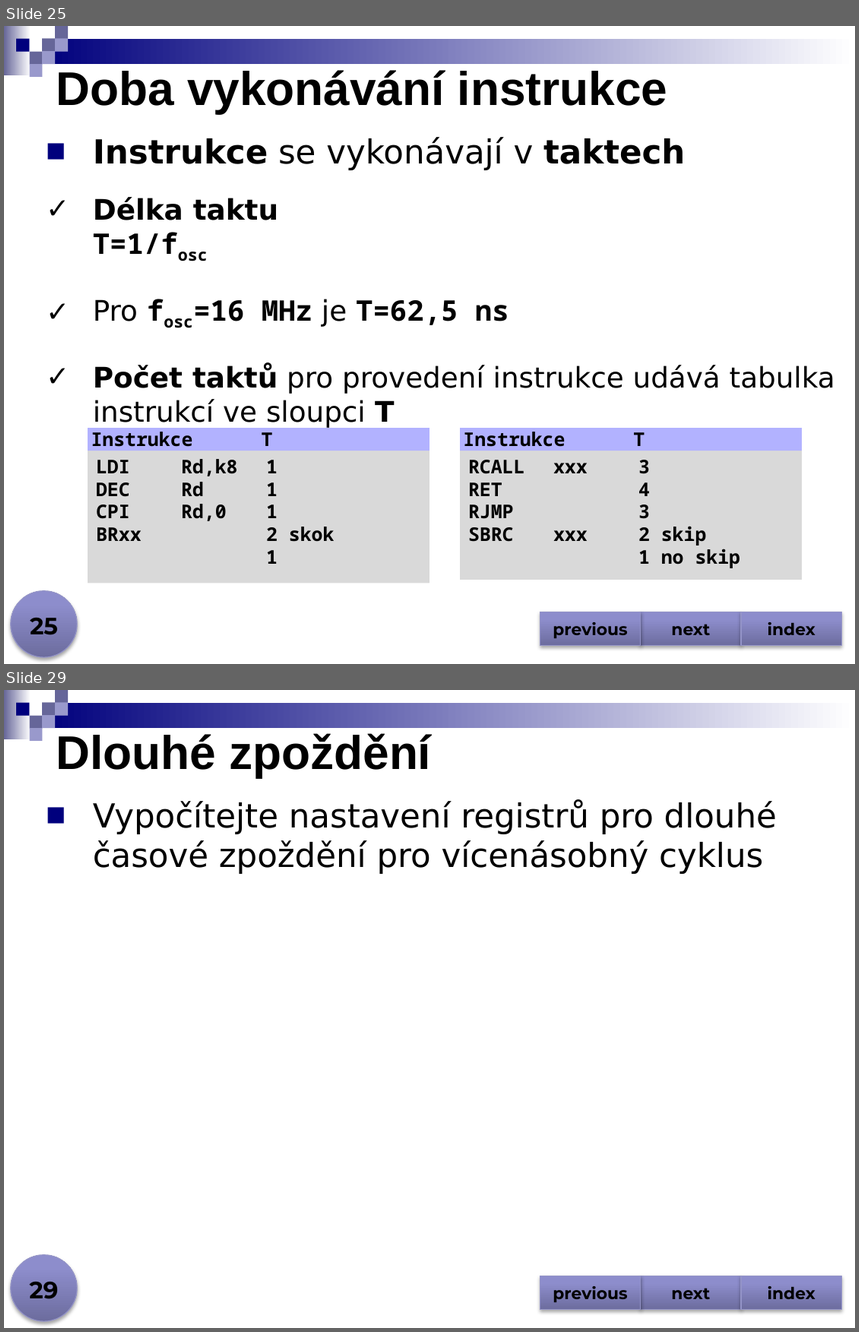
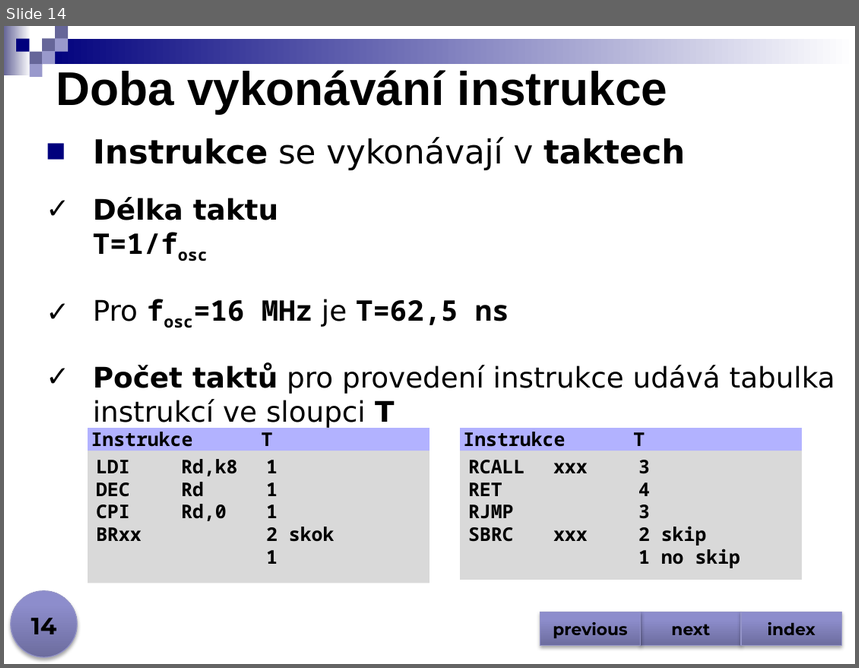
Before and after one commit to jjasik/spse, a slide deck: tridy/progres/files/2026-2027/mit/avr_instrukce.pptx. Shown one above the other, each under a label of ours: slides 25 and 29 before the commit, slide 14 after it; the slides between them are not shown. The pictures are 859x1332 and 859x668 pixels, drawn with LibreOffice and Linux fonts; fonts in the diff are those of the drawing. Boxes give left, top, right and bottom in pixels: in the first picture for what was removed or moved away, otherwise in the second. Text is boxed around its words. In the diff, an @@ line names an element or a change of style, - is before the commit and + after.

```diff
--- a/tridy/progres/files/2026-2027/mit/avr_instrukce.pptx
+++ b/tridy/progres/files/2026-2027/mit/avr_instrukce.pptx
@@ slide 29 removed at bbox=[4, 690, 855, 1328], background #FFFFFF; not listed: 9 template elements that a slide beside it also shows @@
@@ title removed at bbox=[56, 733, 431, 777] @@
-Dlouhé zpoždění
@@ text removed at bbox=[93, 801, 777, 874] @@
-■ Vypočítejte nastavení registrů pro dlouhé časové zpoždění pro vícenásobný cyklus
@@ ellipse removed at bbox=[11, 1255, 77, 1322] @@
@@ page number removed at bbox=[29, 1282, 58, 1300] @@
-29
@@ action button blank removed at bbox=[541, 1277, 641, 1309] @@
-previous
@@ action button blank removed at bbox=[641, 1277, 741, 1309] @@
-next
@@ action button blank removed at bbox=[741, 1277, 842, 1309] @@
-index
@@ what was slide 25 is now slide 14 @@
@@ page number at bbox=[31, 618, 57, 635]: text changed @@
-25
+14
```
Also in this commit, not shown: 1 slide changed, 17 other slides removed, 7 other files.
